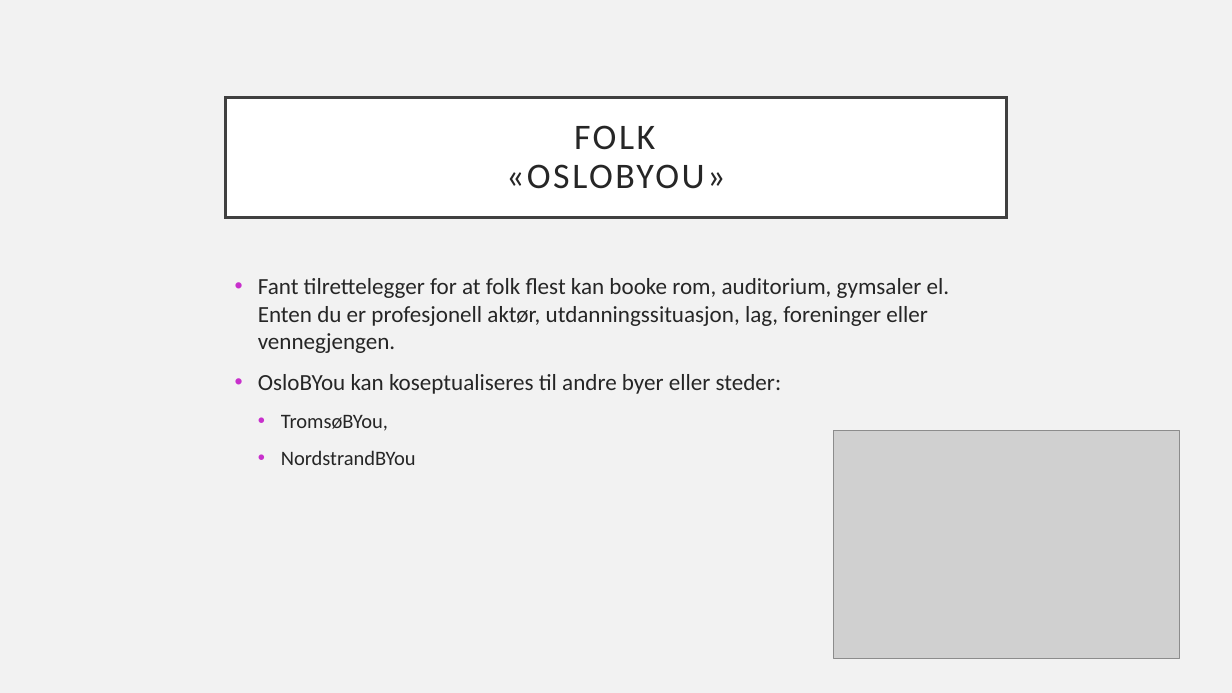
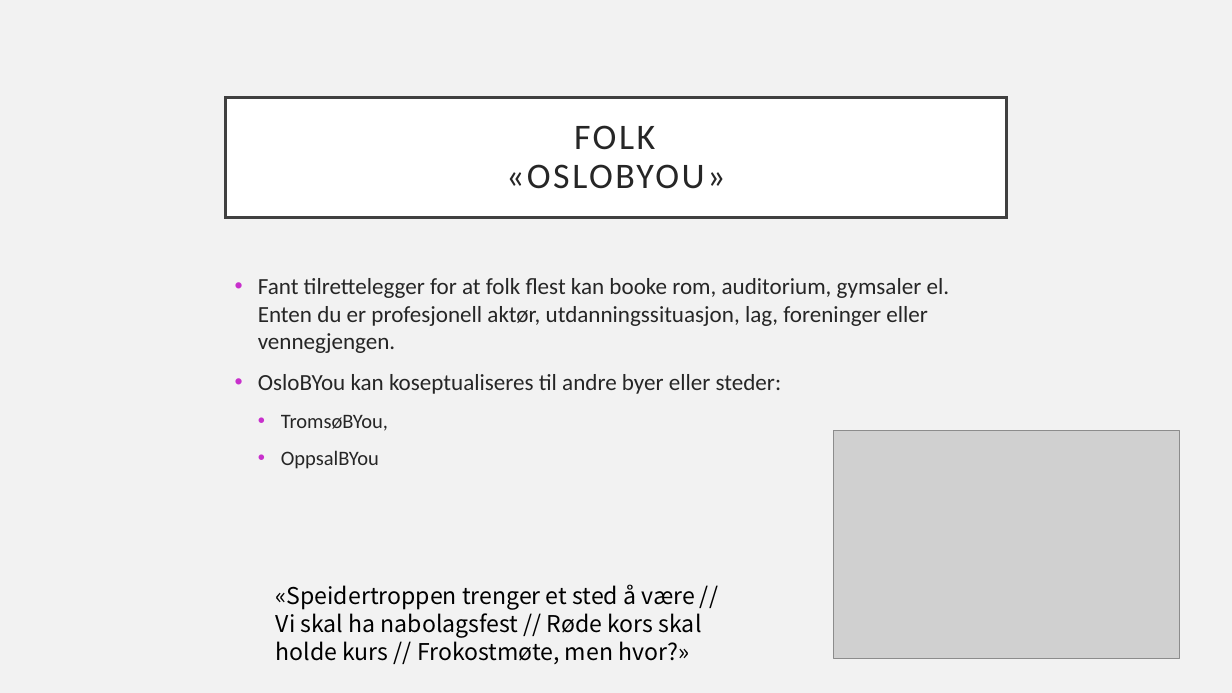
Before and after one commit to knowit/fant, a slide deck: slide 21 of doc/konsept/Fant-.pptx (slide 20 before the commit). Drawn at 1232x693 pixels with LibreOffice and Linux fonts; fonts in the diff are those of the drawing; grey boxes stand for pictures. Boxes give left, top, right and bottom in pixels: in the first picture for what was removed or moved away, otherwise in the second. Text is boxed around its words. In the diff, an @@ line names an element or a change of style, - is before the commit and + after.

```diff
--- a/doc/konsept/Fant-.pptx
+++ b/doc/konsept/Fant-.pptx
@@ text at [281, 450, 379, 469]: text changed @@
-  • NordstrandBYou
+  • OppsalBYou
@@ text added at [276, 584, 702, 664], 18 pt, text #000000 @@
+«Speidertroppen trenger et sted å være // Vi skal ha nabolagsfest // Røde kors skal holde kurs // Frokostmøte, men hvor?»
```
Also in this commit, not shown: 8 other slides changed, 3 slides added.
